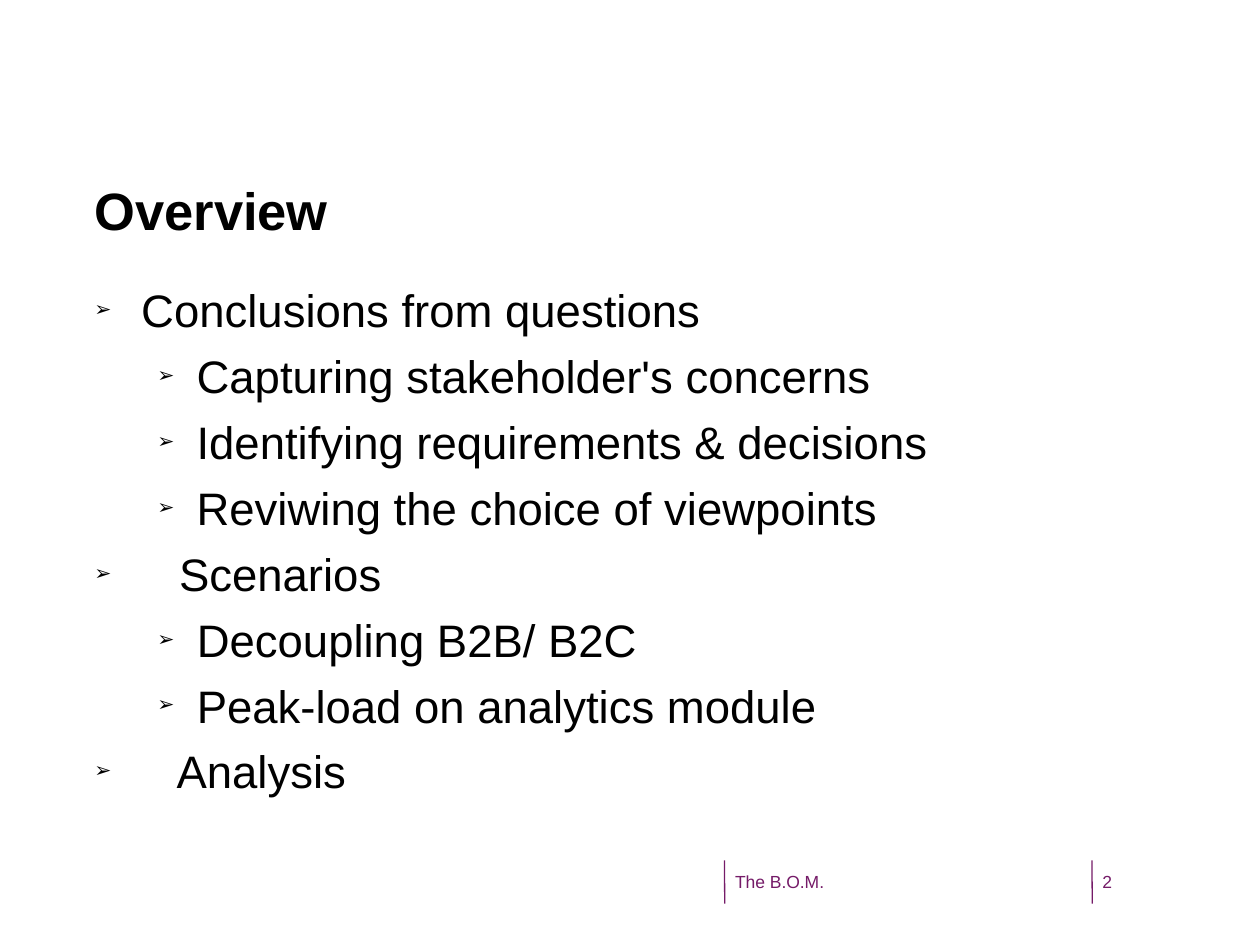
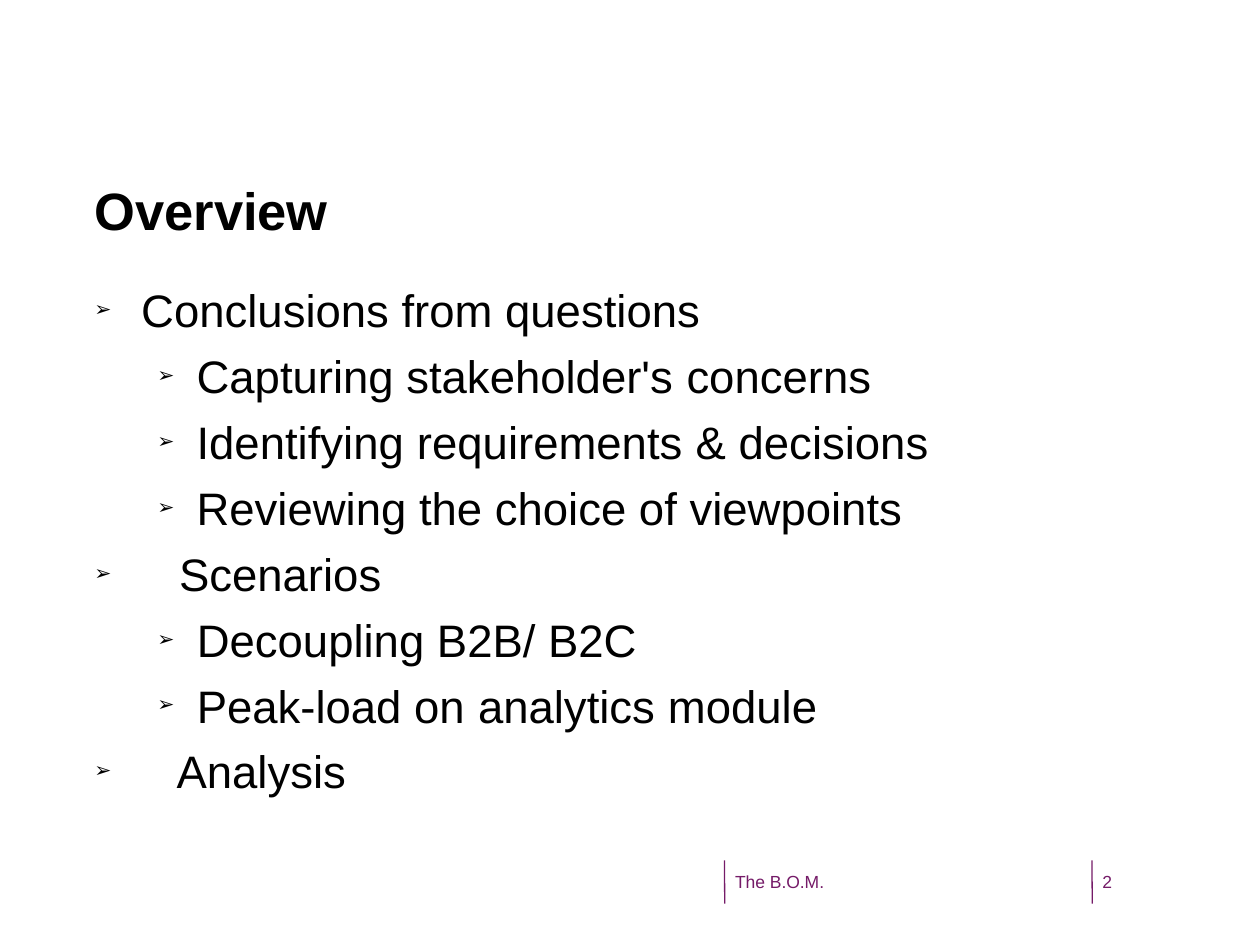
Before and after one commit to CindyBerghuizen/BallOfMud, a slide deck: slide 2 of Assignment 3/SoftwareArchtectureWeek6Presentation.odp. Drawn at 1260x945 pixels with LibreOffice and Linux fonts; fonts in the diff are those of the drawing; background and template pictures are left out. Boxes give left, top, right and bottom in pixels: in the first picture for what was removed or moved away, otherwise in the second. Text is boxed around its words. In the diff, an @@ line names an element or a change of style, - is before the commit and + after.

Commit message:
Checked spelling, added slide, fixed some layout.

```diff
--- a/Assignment 3/SoftwareArchtectureWeek6Presentation.odp
+++ b/Assignment 3/SoftwareArchtectureWeek6Presentation.odp
@@ text at (x1=197, y1=492, x2=902, y2=534): text changed @@
-  ➢ Reviwing the choice of viewpoints
+  ➢ Reviewing the choice of viewpoints
```
Also in this commit, not shown: 6 other slides changed, 1 slide added, 1 slide removed.
